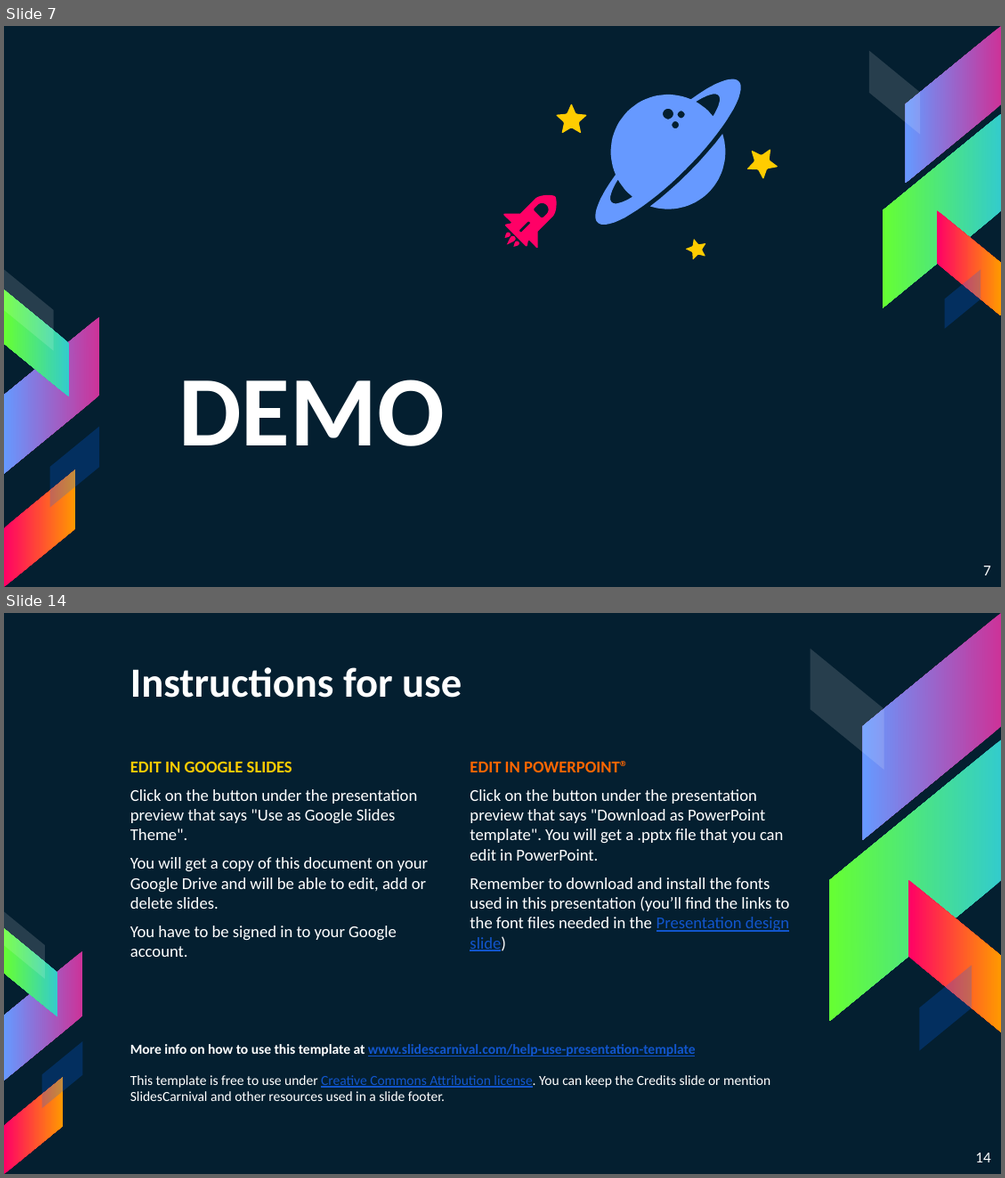
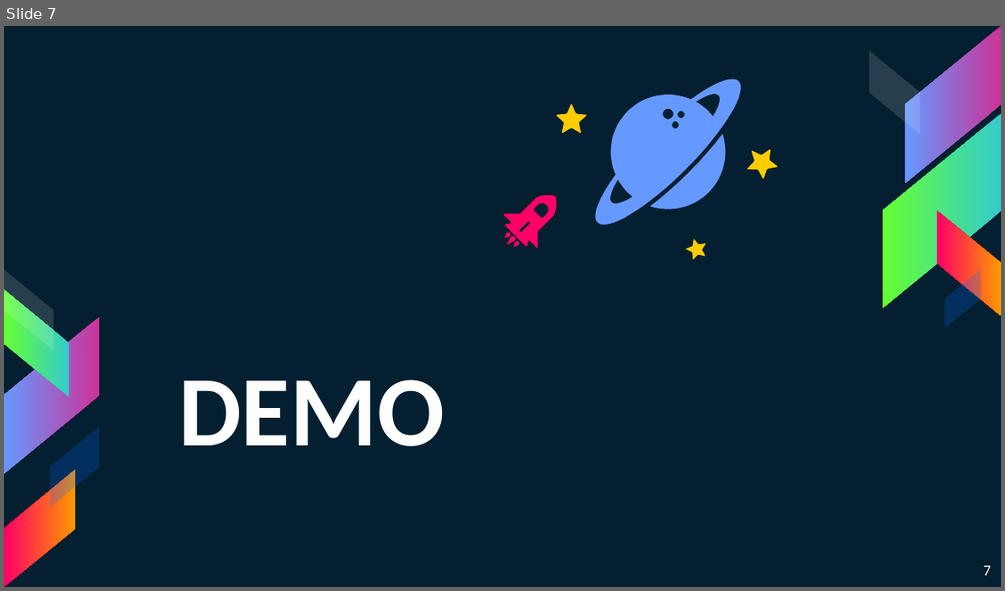
Before and after one commit to superhp/restaurant-as-a-service, a slide deck: PitchWaiterless.pptx. Shown one above the other, each under a label of ours: slides 7 and 14 before the commit, slide 7 after it; the slides between them are not shown. The pictures are 1005x1178 and 1005x591 pixels, drawn with LibreOffice and Linux fonts; fonts in the diff are those of the drawing. Boxes give left, top, right and bottom in pixels: in the first picture for what was removed or moved away, otherwise in the second. Text is boxed around its words. In the diff, an @@ line names an element or a change of style, - is before the commit and + after.

```diff
--- a/PitchWaiterless.pptx
+++ b/PitchWaiterless.pptx
@@ slide 14 removed at (4,613,1001,1174), background #041F30 @@
@@ title removed at (130,667,461,698) @@
-Instructions for use
@@ text removed at (130,761,428,957) @@
-EDIT IN GOOGLE SLIDES
-Click on the button under the presentation preview that says "Use as Google Slides Theme".
-You will get a copy of this document on your Google Drive and will be able to edit, add or delete slides.
-You have to be signed in to your Google account.
@@ text removed at (469,761,790,951) @@
-EDIT IN POWERPOINT®
-Click on the button under the presentation preview that says "Download as PowerPoint template". You will get a .pptx file that you can edit in PowerPoint.
-Remember to download and install the fonts used in this presentation (you’ll find the links to the font files needed in the Presentation design slide)
@@ group removed at (810,613,1001,1051): 5 parallelograms @@
@@ group removed at (4,912,83,1173): 5 parallelograms @@
@@ text removed at (130,1044,770,1101) @@
-More info on how to use this template at www.slidescarnival.com/help-use-presentation-template
-This template is free to use under Creative Commons Attribution license. You can keep the Credits slide or mention SlidesCarnival and other resources used in a slide footer.
@@ page number removed at (975,1152,990,1162) @@
-14
```
Also in this commit, not shown: 10 slides changed, 4 slides added, 17 other slides removed.
